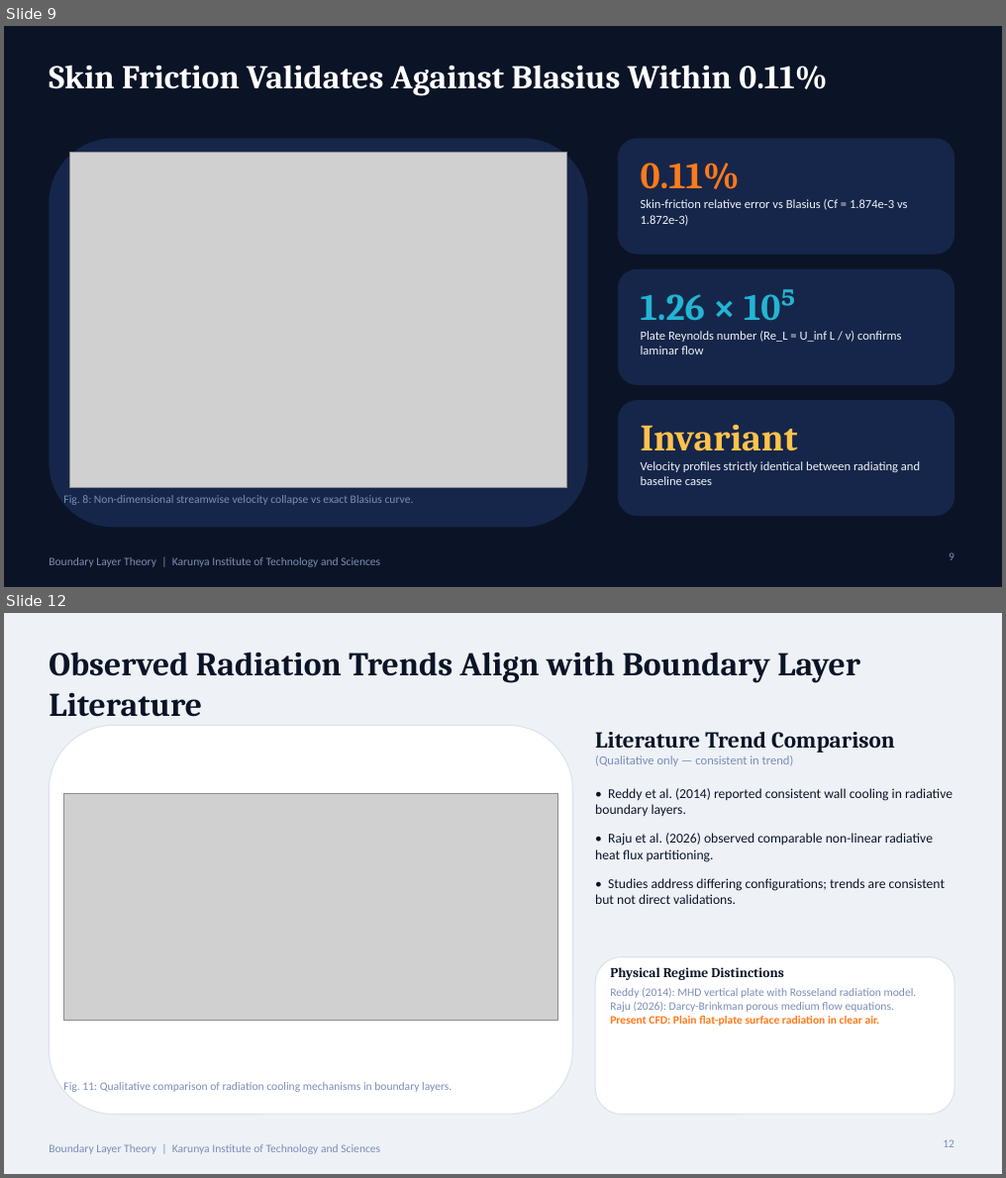
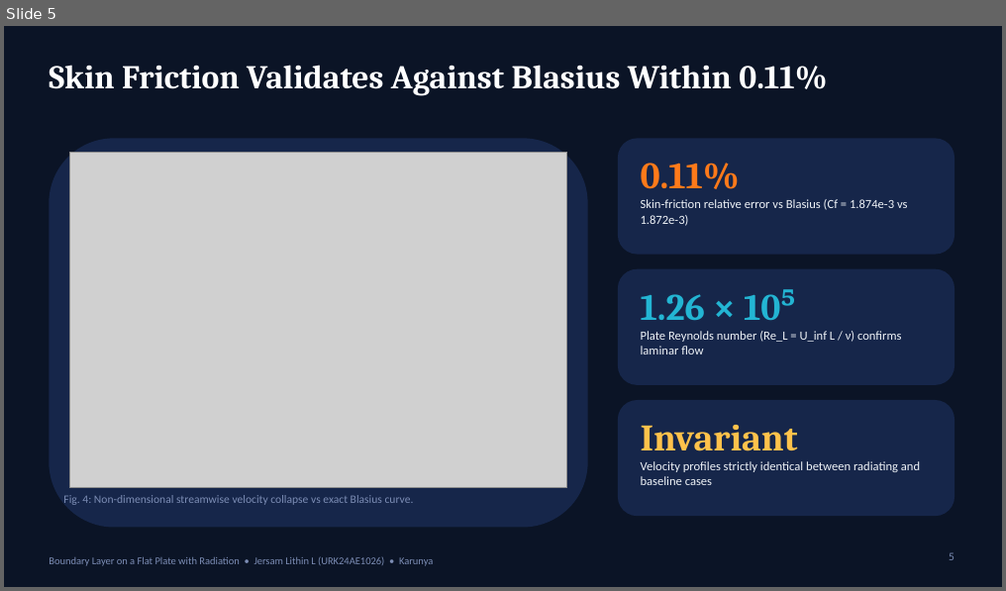
Before and after one commit to Jersam-l/flat-plate-with-radiation-cfd, a slide deck: Flat_Plate_Radiation_CFD_Pitch.pptx. Shown one above the other, each under a label of ours: slides 9 and 12 before the commit, slide 5 after it; the slides between them are not shown. The pictures are 1006x1178 and 1006x591 pixels, drawn with LibreOffice and Linux fonts; fonts in the diff are those of the drawing; grey boxes stand for pictures. Boxes give left, top, right and bottom in pixels: in the first picture for what was removed or moved away, otherwise in the second. Text is boxed around its words. In the diff, an @@ line names an element or a change of style, - is before the commit and + after.

Commit message:
feat(pitch): minimal 8-slide academic presentation for Jersam Lithin L

```diff
--- a/Flat_Plate_Radiation_CFD_Pitch.pptx
+++ b/Flat_Plate_Radiation_CFD_Pitch.pptx
@@ slide 12 removed at (4,613,1002,1174), background #EEF2F7; not listed: 1 template element that a slide beside it also shows @@
@@ text removed at (49,652,860,717) @@
-Observed Radiation Trends Align with Boundary Layer Literature
@@ rounded rectangle removed at (49,725,573,1115) @@
@@ text removed at (595,732,895,766) @@
-Literature Trend Comparison
-(Qualitative only — consistent in trend)
@@ text removed at (595,788,952,904) @@
-• Reddy et al. (2014) reported consistent wall cooling in radiative boundary layers.
-• Raju et al. (2026) observed comparable non-linear radiative heat flux partitioning.
-• Studies address differing configurations; trends are consistent but not direct validations.
@@ picture removed at (63,793,558,1020) @@
@@ rounded rectangle removed at (595,958,954,1115) @@
@@ text removed at (610,967,917,1026) @@
-Physical Regime Distinctions
-Reddy (2014): MHD vertical plate with Rosseland radiation model.
-Raju (2026): Darcy-Brinkman porous medium flow equations.
-Present CFD: Plain flat-plate surface radiation in clear air.
@@ text removed at (63,1082,451,1092) @@
-Fig. 11: Qualitative comparison of radiation cooling mechanisms in boundary layers.
@@ text removed at (943,1140,954,1148) @@
-12
@@ what was slide 9 is now slide 5 @@
@@ slide 5 changed as well @@
@@ text at (63,495,414,505): text changed @@
-Fig. 8: Non-dimensional streamwise velocity collapse vs exact Blasius curve.
+Fig. 4: Non-dimensional streamwise velocity collapse vs exact Blasius curve.
@@ text at (49,557,433,567): text changed; size 11 to 10 pt @@
-Boundary Layer Theory | Karunya Institute of Technology and Sciences
+Boundary Layer on a Flat Plate with Radiation • Jersam Lithin L (URK24AE1026) • Karunya
```
Also in this commit, not shown: 7 other slides changed, 5 other slides removed, 25 other files.
